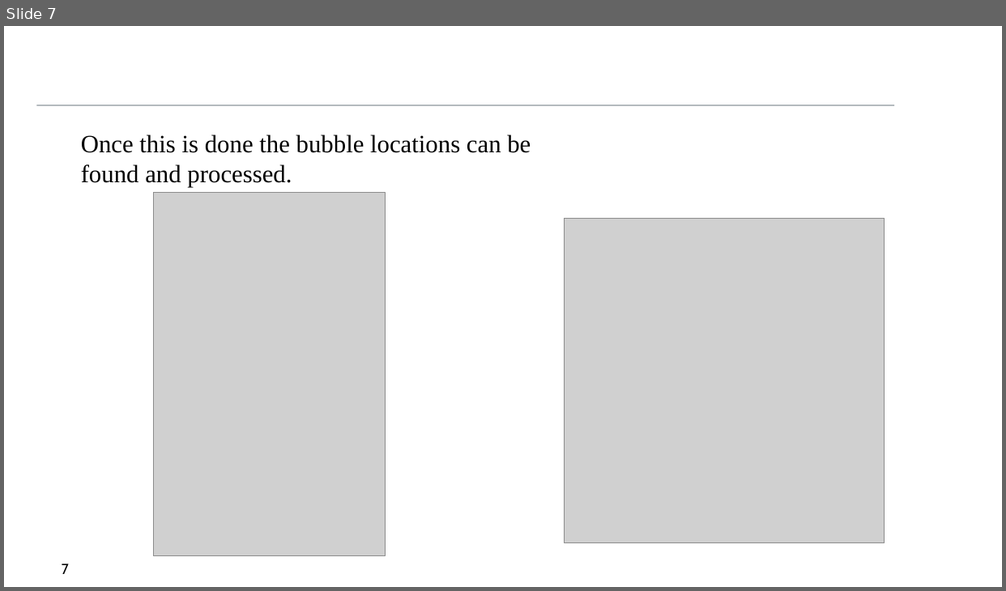
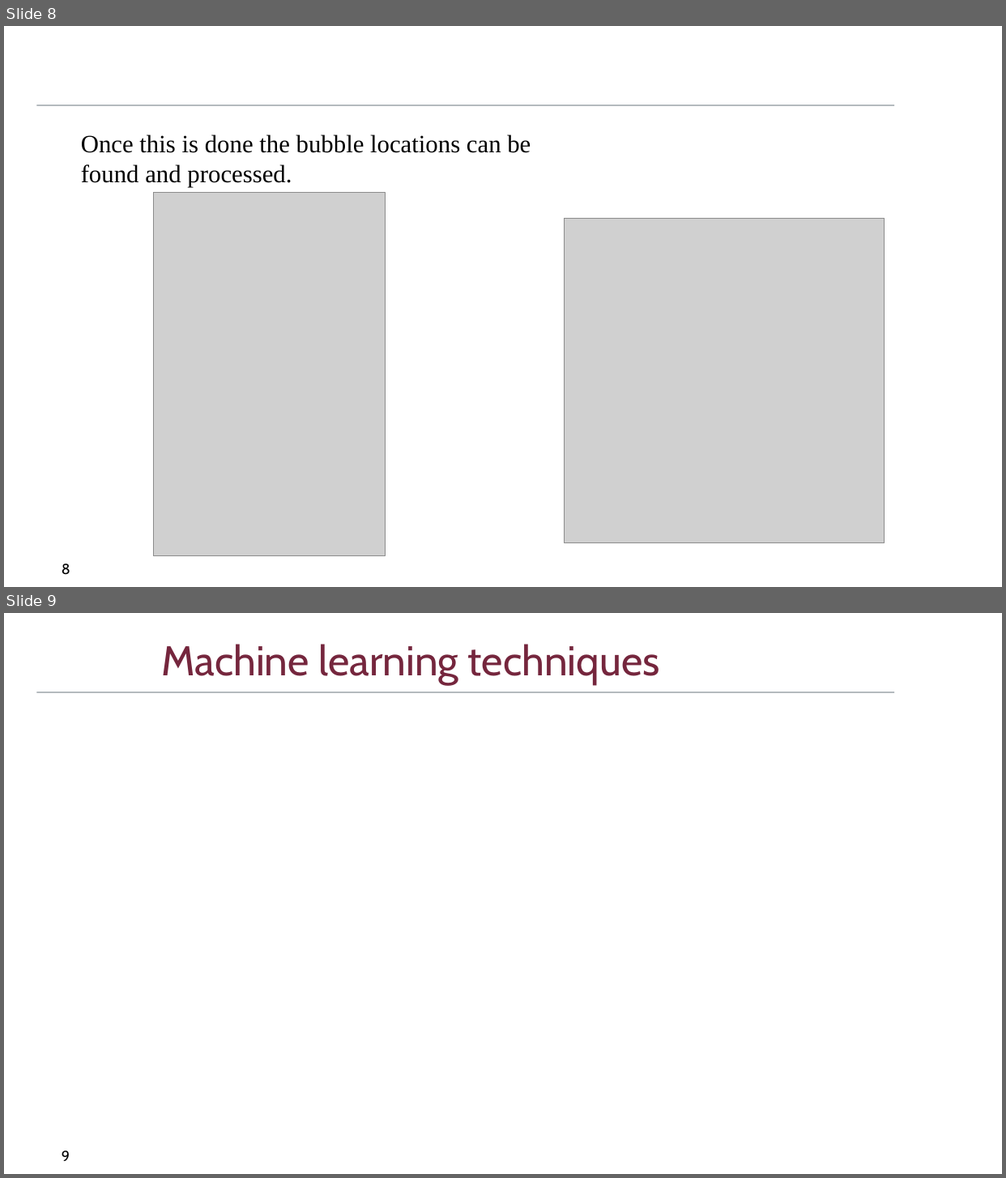
Before and after one commit to DriesSmit/SkripsieReport, a slide deck: OralExamination/SkripsieOral_APSmit.pptx. Shown one above the other, each under a label of ours: slide 7 before the commit, slides 8 and 9 after it. The pictures are 1006x591 and 1006x1178 pixels, drawn with LibreOffice and Linux fonts; fonts in the diff are those of the drawing; grey boxes stand for pictures; background and template pictures are left out. Boxes give left, top, right and bottom in pixels: in the first picture for what was removed or moved away, otherwise in the second. Text is boxed around its words. In the diff, an @@ line names an element or a change of style, - is before the commit and + after.

```diff
--- a/OralExamination/SkripsieOral_APSmit.pptx
+++ b/OralExamination/SkripsieOral_APSmit.pptx
@@ slide 9 added at box(4, 613, 1002, 1174), background #FFFFFF; not listed: 1 template element that a slide beside it also shows @@
@@ title added at box(161, 644, 660, 684), 40 pt, text #75263D @@
+Machine learning techniques
@@ page number added at box(62, 1151, 70, 1161), 14 pt, text #000000 @@
+9
@@ what was slide 7 is now slide 8 @@
@@ page number at box(62, 564, 70, 575): text changed @@
-7
+8
```
Also in this commit, not shown: 1 slide changed, 3 other slides added.
